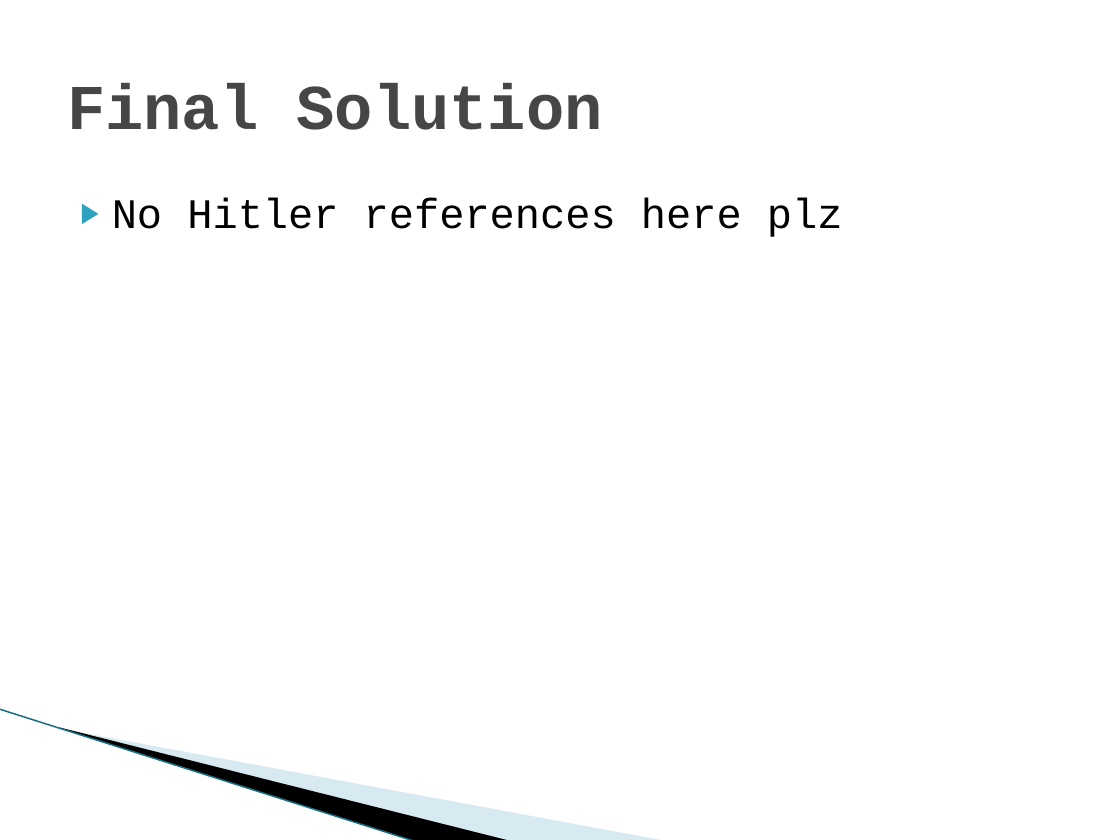
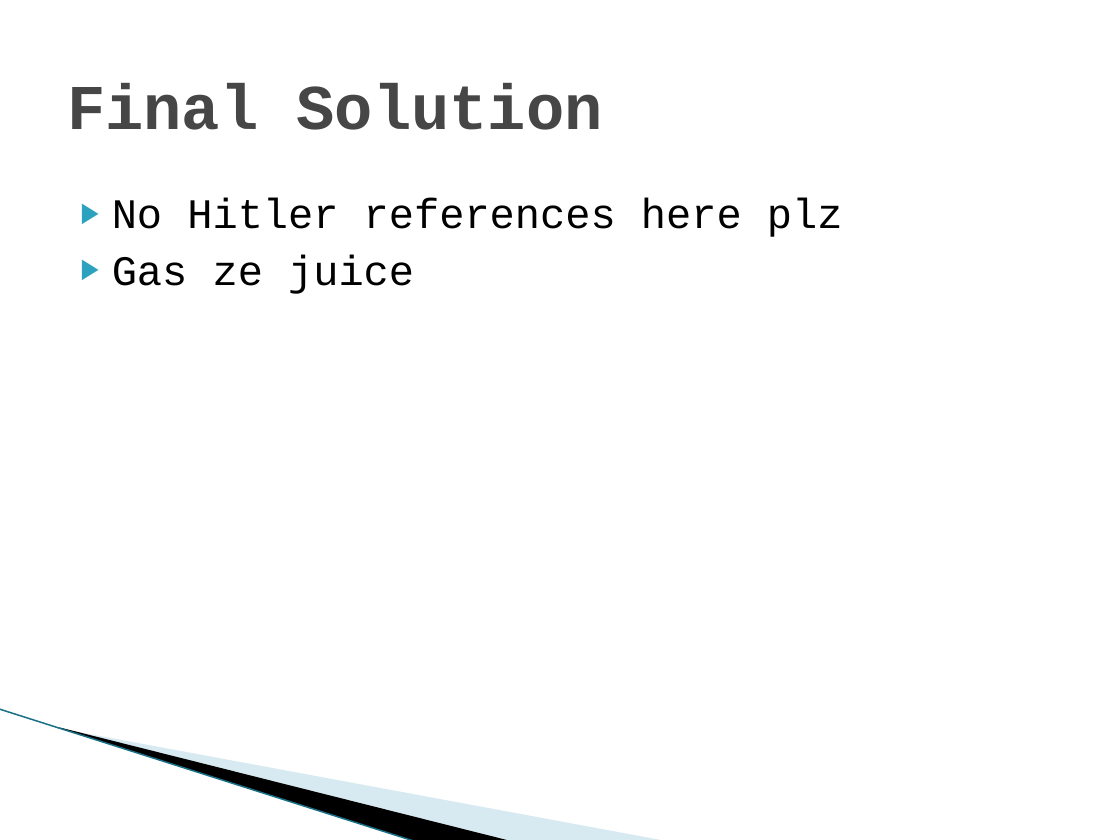
Before and after one commit to nz-Mark-Y/Object-Detection-SoC, a slide deck: slide 11 of documentation/Phase 3.pptx (slide 12 before the commit). Drawn at 1120x840 pixels with LibreOffice and Linux fonts; fonts in the diff are those of the drawing; background and template pictures are left out. Boxes give left, top, right and bottom in pixels: in the first picture for what was removed or moved away, otherwise in the second. Text is boxed around its words. In the diff, an @@ line names an element or a change of style, - is before the commit and + after.

```diff
--- a/documentation/Phase 3.pptx
+++ b/documentation/Phase 3.pptx
@@ text at <box>112,255,414,294</box>: paragraph added @@
+▶ Gas ze juice
```
Also in this commit, not shown: 6 other slides changed, 1 slide added, 2 slides removed.
